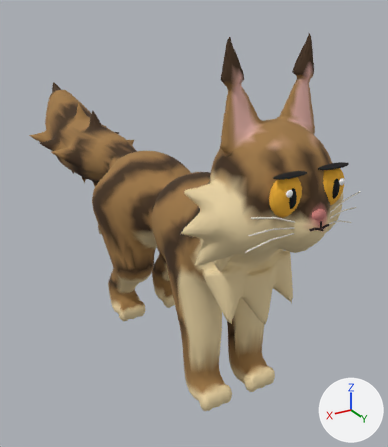
A saved change to the Blender file pets/maine_coon.blend.
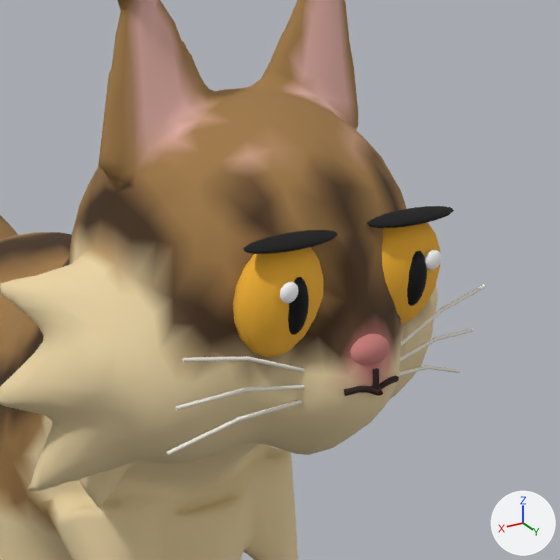
Old and new are each drawn whole from a camera (50 mm lens) standing at (0.522, 0.922, 0.757) and looking at (-0.091, -0.1, 0.246) and again close up on the part from 48% to 100% of the width and 20% to 65% of the height. The lights are fixed; the arrows at lower right show +X, +Y and +Z. The last two pictures show the newer version.

Names of what the first close-up shows: 'maine_coon'.
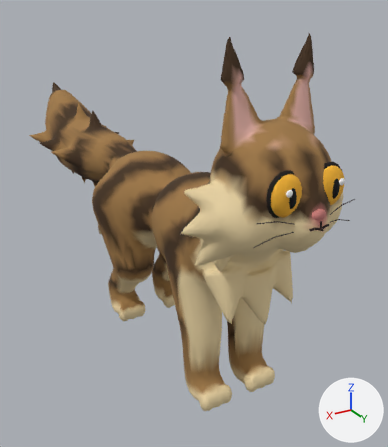
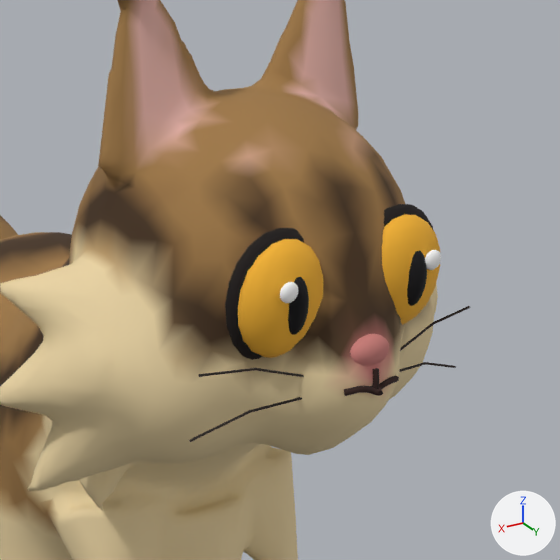
Changed parts and their boxes (x1, y1, x2, y2) in the close-ups (560 x 560 px; the box of a moved part takes in the faces that stretch with it):
'maine_coon', reshaped: before (0, 0, 485, 560); after (0, 0, 470, 560)
part 1 of me_maine_coon, deleted: before (400, 328, 474, 362)
part 2 of me_maine_coon, deleted: before (401, 285, 485, 346)
part 3 of me_maine_coon, moved or reshaped: before (167, 206, 454, 455); after (189, 204, 470, 442)

The edits, one by one:
me_maine_coon is used by ob_maine_coon; location (0.0, 0.0, 0.0).
me_maine_coon had 8666 vertices, 14225 faces and spanned x -0.156..0.156, y -0.828..0.411, z 0.003..0.701.
me_maine_coon now has 8606 vertices, 14185 faces and spans x -0.156..0.156, y -0.828..0.411, z 0.003..0.701.
me_maine_coon part 1: the loose piece of 18 vertices spanning x -0.105..-0.03, y 0.373..0.39, z 0.444..0.45 is deleted.
me_maine_coon part 2: the loose piece of 18 vertices spanning x -0.105..-0.03, y 0.377..0.39, z 0.453..0.474 is deleted.
me_maine_coon part 3: 404 vertices moved from x -0.105..0.105, y 0.367..0.39, z 0.416..0.527 to x -0.095..0.095, y 0.36..0.39, z 0.423..0.529; 10 vertices removed from x -0.03..0.03, y 0.388..0.39, z 0.438..0.455; 4 vertices added at x -0.095..-0.03, y 0.378..0.388, z 0.452..0.463.
Other edits to the shape of me_maine_coon do not show in these pictures.
